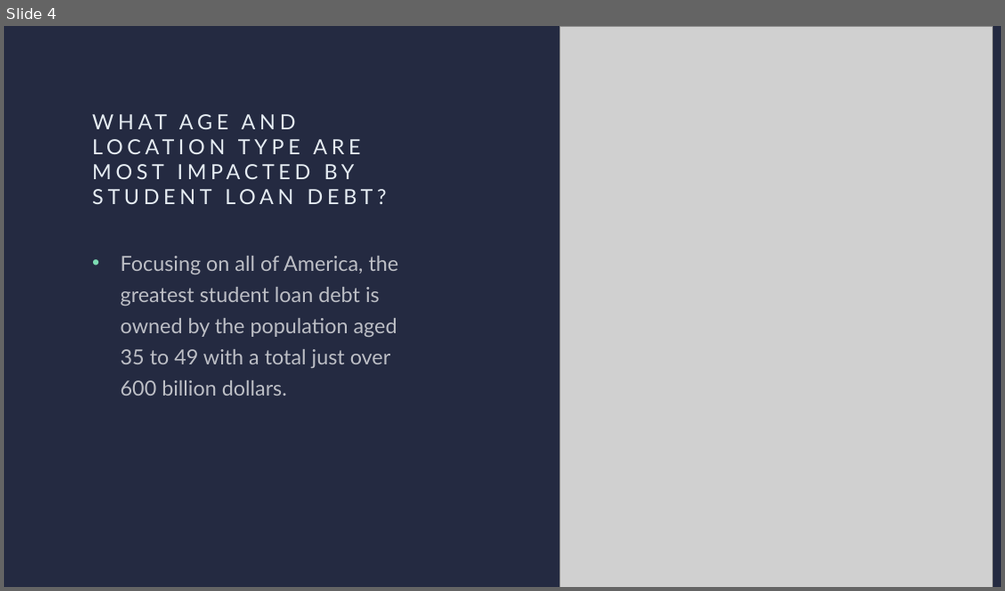
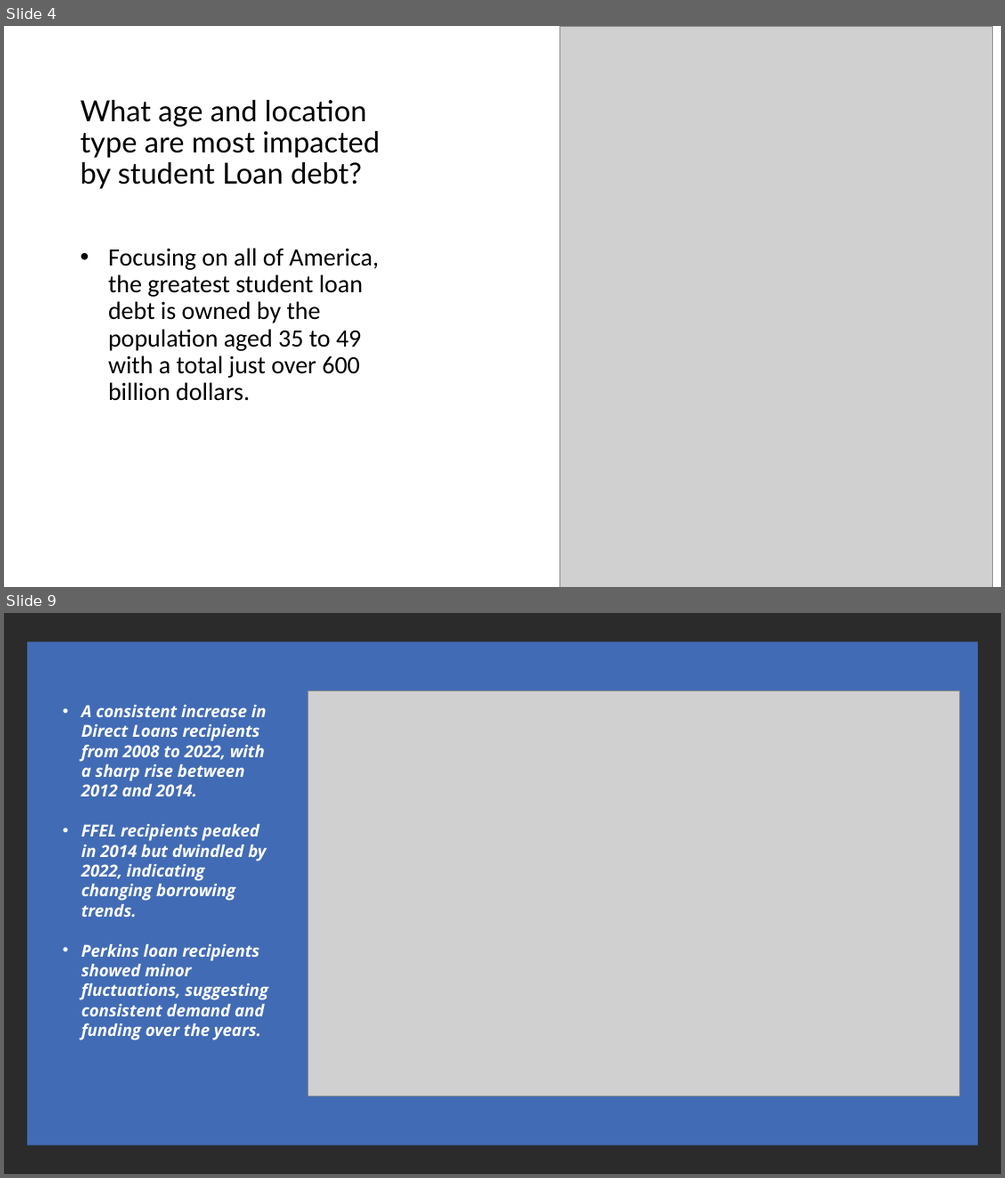
Before and after one commit to Marisauc/Project-1-Team-9, a slide deck: Project_1_Stutdent_Loan_Analysis.pptx. Shown one above the other, each under a label of ours: slide 4 before the commit, slides 4 and 9 after it; the slides between them are not shown. The pictures are 1005x591 and 1005x1178 pixels, drawn with LibreOffice and Linux fonts; fonts in the diff are those of the drawing; grey boxes stand for pictures; background and template pictures are left out; a plain dark background stands for a picture behind light text. Boxes give left, top, right and bottom in pixels: in the first picture for what was removed or moved away, otherwise in the second. Text is boxed around its words. In the diff, an @@ line names an element or a change of style, - is before the commit and + after.

```diff
--- a/Project_1_Stutdent_Loan_Analysis.pptx
+++ b/Project_1_Stutdent_Loan_Analysis.pptx
@@ slide 9 added at [4,613,1001,1174], background picture (left out) @@
@@ rectangle added at [27,641,978,1144], fill #4472C4 at 90% opacity @@
@@ picture added at [308,690,960,1096] @@
@@ text added at [81,705,268,1040], 16 pt, text #FFFFFF, bold, italic @@
+• A consistent increase in Direct Loans recipients from 2008 to 2022, with a sharp rise between 2012 and 2014.
+• FFEL recipients peaked in 2014 but dwindled by 2022, indicating changing borrowing trends.
+• Perkins loan recipients showed minor fluctuations, suggesting consistent demand and funding over the years.
@@ slide 4 changed as well @@
@@ background #242A41 to #FFFFFF @@
@@ title "What age and location type ..." at [81,100,380,189]: vertical alignment top to bottom @@
@@ title at [81,100,380,189]: text changed; size 20 to 28 pt; text colour #E6EDF3 to #000000 @@
-WHAT AGE AND LOCATION TYPE ARE MOST IMPACTED BY STUDENT LOAN DEBT?
+What age and location type are most impacted by student Loan debt?
@@ text "Focusing on all of America, ...": place and size @@
-text "Focusing on all of America, ..." at [121,256,399,395]
+text "Focusing on all of America, ..." at [108,248,379,401]
@@ text "Focusing on all of America, ..." at [108,248,379,401]: size 20 to 24 pt, font Lato to Calibri, text colour #FFFFFF at 70% opacity to #000000; line spacing 1.25 to 0.9 @@
```
Also in this commit, not shown: 4 other slides changed, 6 other slides added.
